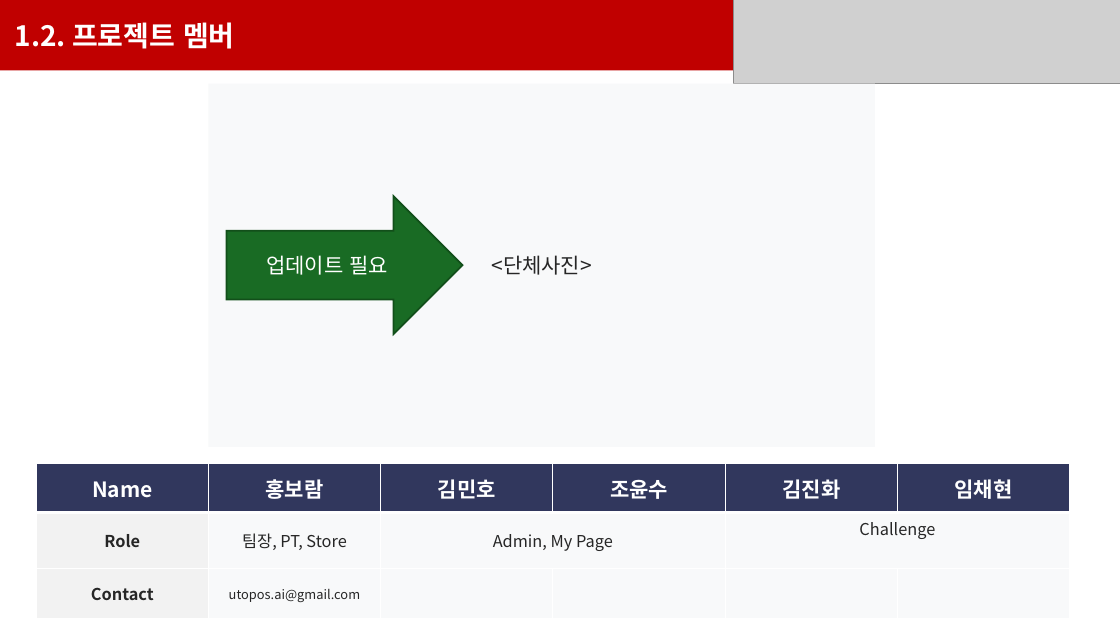
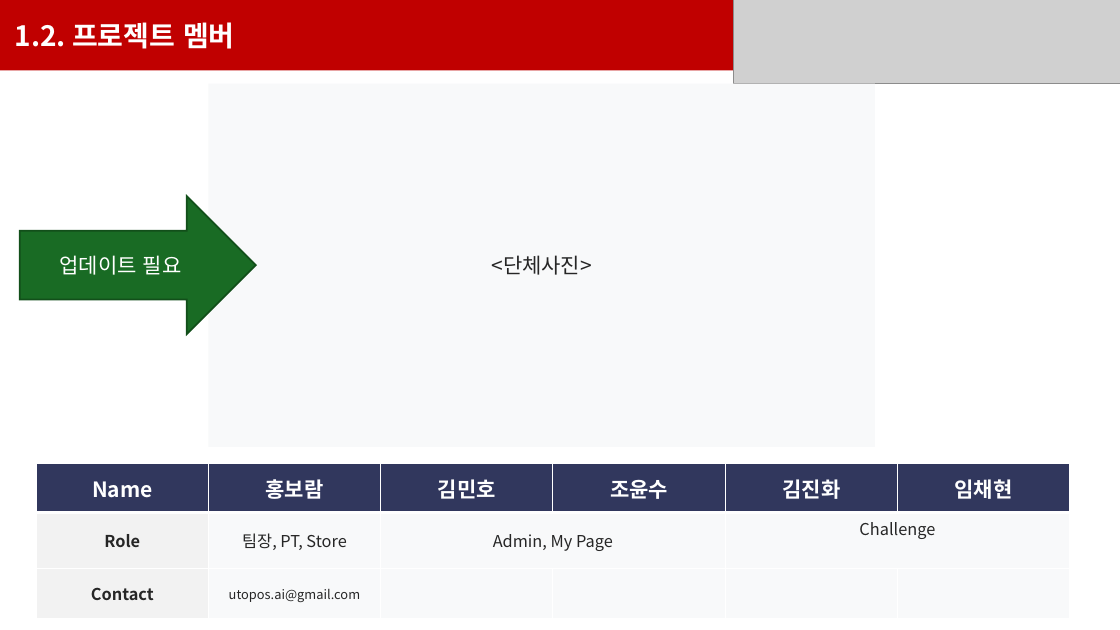
Before and after one commit to Brian-Hong-KR/Gymunity, a slide deck: slide 5 of Doc/최종발표/초안.pptx. Drawn at 1120x630 pixels with LibreOffice and Linux fonts; fonts in the diff are those of the drawing; grey boxes stand for pictures. Boxes give left, top, right and bottom in pixels: in the first picture for what was removed or moved away, otherwise in the second. Text is boxed around its words. In the diff, an @@ line names an element or a change of style, - is before the commit and + after.

```diff
--- a/Doc/최종발표/초안.pptx
+++ b/Doc/최종발표/초안.pptx
@@ right arrow "업데이트 필요" moved from (x1=227, y1=197, x2=463, y2=334) to (x1=20, y1=197, x2=256, y2=334) @@
```
Also in this commit, not shown: 3 other slides changed, 1 slide added.
